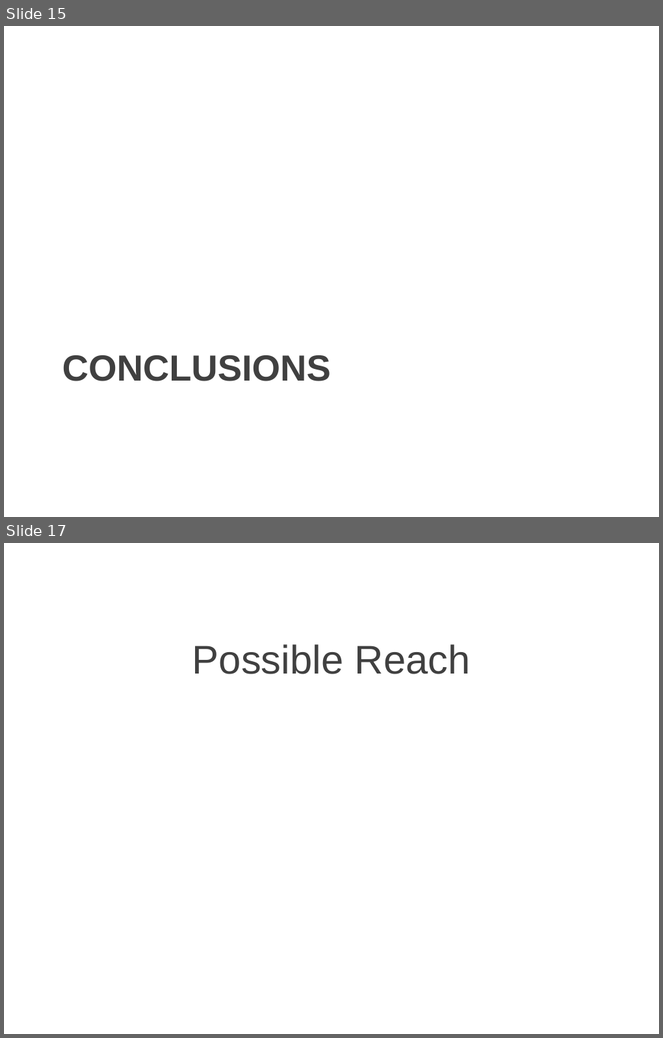
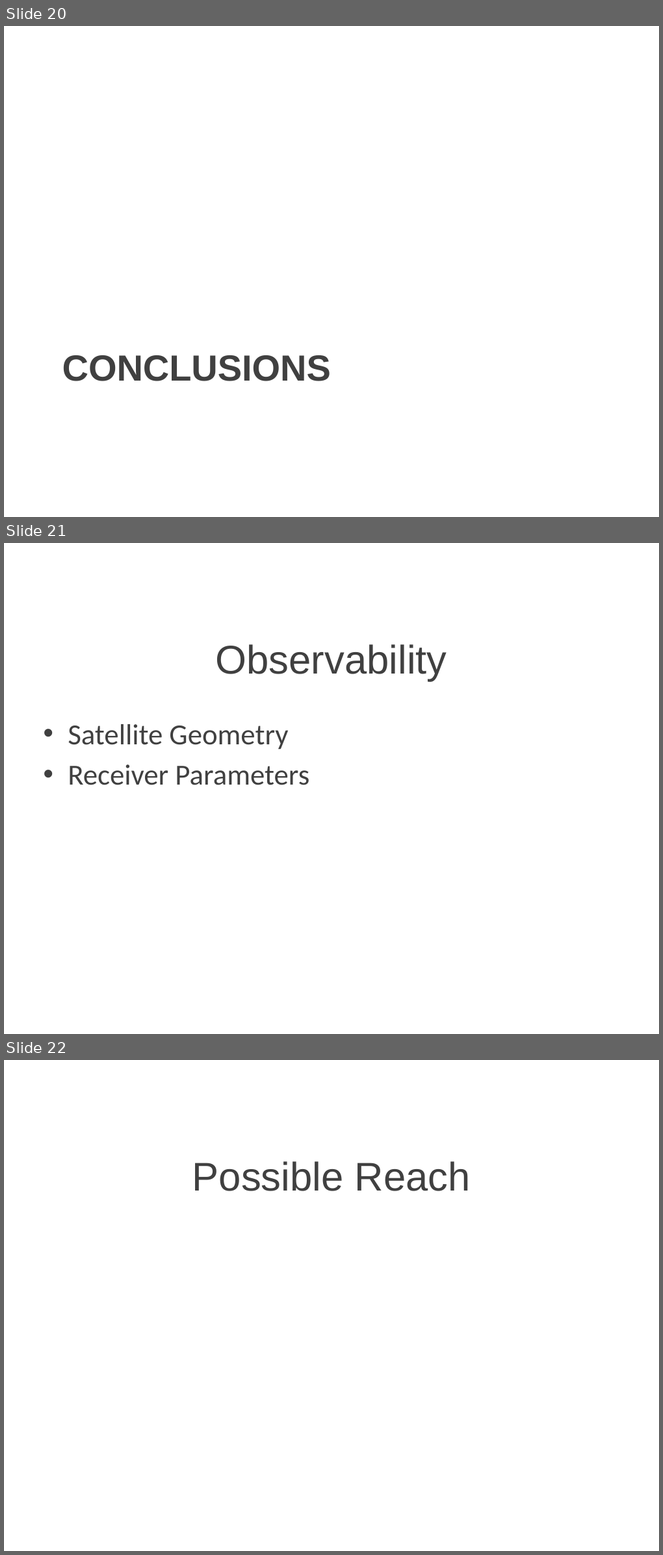
Before and after one commit to cullenself/ExtendedGNSS, a slide deck: Report/Extended GNSS.pptx. Shown one above the other, each under a label of ours: slides 15 and 17 before the commit, slides 20, 21 and 22 after it; the slides between them are not shown. The pictures are 663x1038 and 663x1555 pixels, drawn with LibreOffice and Linux fonts; fonts in the diff are those of the drawing; background and template pictures are left out. Boxes give left, top, right and bottom in pixels: in the first picture for what was removed or moved away, otherwise in the second. Text is boxed around its words. In the diff, an @@ line names an element or a change of style, - is before the commit and + after.

```diff
--- a/Report/Extended GNSS.pptx
+++ b/Report/Extended GNSS.pptx
@@ slide 21 added at (x1=4, y1=543, x2=659, y2=1034), background picture (left out) @@
@@ title added at (x1=216, y1=644, x2=447, y2=681), 44 pt, text #404040 @@
+Observability
@@ text added at (x1=68, y1=724, x2=310, y2=785), 32 pt, text #404040 @@
+• Satellite Geometry
+• Receiver Parameters
@@ what was slide 15 is now slide 20 @@
@@ what was slide 17 is now slide 22 @@
```
Also in this commit, not shown: 2 slides changed, 6 other slides added, 1 slide removed, 2 other files.
